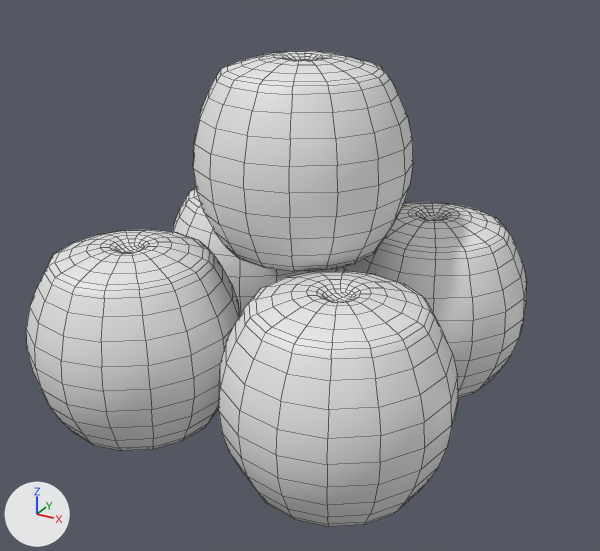
What one commit did to the FBX model TigerEngine/Project/Assets/Resource/ArtModel/Jesasing/food/apple.fbx.
The view is the same before and after, from a 50 mm lens placed at (0.116, -0.207, 0.147), pointed at (-0.007, 0.018, 0.035). The lights are fixed; the arrows at lower left show +X, +Y and +Z. The older version comes first. Mesh edges are drawn as thin lines. Materials are left out; every surface is plain grey.

Before the edit, the objects in view are built like this:
```python
me_mesh_008 = bpy.data.meshes.new('Mesh.008')
me_mesh_008.from_pydata(...)  # 410 vertices, 408 faces; spans x -0.0319..0.0319, y -0.0319..0.0319, z -0.0294..0.0294
me_mesh_008.materials.append(mat_ma_food_001)
me_mesh_009 = bpy.data.meshes.new('Mesh.009')
me_mesh_009.from_pydata(...)  # 410 vertices, 408 faces; spans x -0.0319..0.0319, y -0.0319..0.0319, z -0.0294..0.0294
me_mesh_009.materials.append(mat_ma_food_001)
me_mesh_010 = bpy.data.meshes.new('Mesh.010')
me_mesh_010.from_pydata(...)  # 410 vertices, 408 faces; spans x -0.0319..0.0319, y -0.0319..0.0319, z -0.0294..0.0294
me_mesh_010.materials.append(mat_ma_food_001)
me_mesh_011 = bpy.data.meshes.new('Mesh.011')
me_mesh_011.from_pydata(...)  # 410 vertices, 408 faces; spans x -0.0319..0.0319, y -0.0319..0.0319, z -0.0294..0.0294
me_mesh_011.materials.append(mat_ma_food_001)
me_mesh_012 = bpy.data.meshes.new('Mesh.012')
me_mesh_012.from_pydata(...)  # 410 vertices, 408 faces; spans x -0.0319..0.0319, y -0.0319..0.0319, z -0.0294..0.0294
me_mesh_012.materials.append(mat_ma_food_001)
ob_sphere_050 = bpy.data.objects.new('Sphere.050', me_mesh_008)
ob_sphere_050.location = (0.0038, -0.0011, 0.0811)
ob_sphere_054 = bpy.data.objects.new('Sphere.054', me_mesh_009)
ob_sphere_054.location = (-0.034, 0.0319, 0.0298)
ob_sphere_055 = bpy.data.objects.new('Sphere.055', me_mesh_010)
ob_sphere_055.location = (0.0331, 0.0319, 0.0298)
ob_sphere_056 = bpy.data.objects.new('Sphere.056', me_mesh_011)
ob_sphere_056.location = (-0.034, -0.0356, 0.0298)
ob_sphere_057 = bpy.data.objects.new('Sphere.057', me_mesh_012)
ob_sphere_057.location = (0.0331, -0.0356, 0.0298)
```
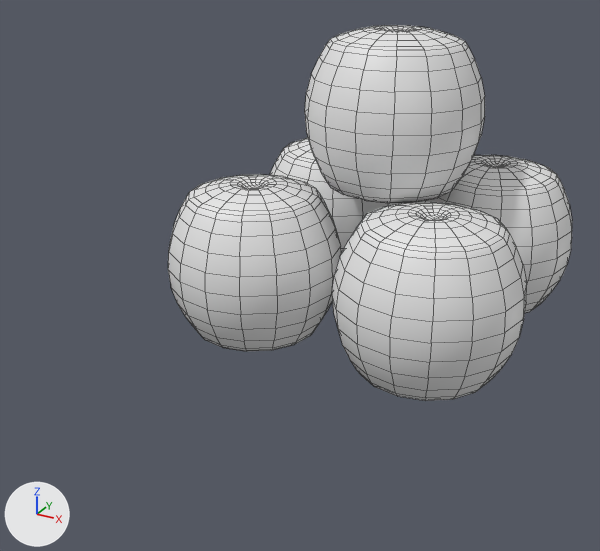
The newer file is also turned or shifted as a whole; pictures and numbers use the older file's frame.

Where the change shows, as pixel boxes [x1, y1, x2, y2] in the pictures (600 x 551 px; the box of a moved part takes in the faces that stretch with it):
'Sphere.056', reshaped, moved (16% narrower, 19% shorter)
    before: [26, 230, 240, 451]
    after: [305, 25, 485, 203]
'Sphere.057', reshaped, moved
    before: [219, 271, 458, 527]
    after: [270, 138, 411, 253]
'Sphere.050', reshaped, moved (30% narrower, 28% shorter)
    before: [193, 51, 413, 271]
    after: [418, 155, 572, 313]
'Sphere.055', reshaped
    before: [335, 202, 527, 398]
    after: [332, 202, 527, 401]
part 1 of me_mesh_011, moved or reshaped
    before: [26, 230, 240, 451]
    after: [270, 138, 411, 253]
part 2 of me_mesh_010, moved or reshaped
    before: [335, 202, 527, 398]
    after: [418, 155, 572, 313]
part 3 of me_mesh_012, moved or reshaped
    before: [219, 271, 458, 527]
    after: [305, 25, 485, 203]
'Sphere.054', unchanged, uncovered by the edit
    before: [172, 188, 336, 314]
    after: [168, 174, 341, 351]

Diff of the bpy script that builds the scene:
```diff
--- a/TigerEngine/Project/Assets/Resource/ArtModel/Jesasing/food/apple.fbx.py
+++ b/TigerEngine/Project/Assets/Resource/ArtModel/Jesasing/food/apple.fbx.py
@@ me_mesh_011 @@
 # used by ob_sphere_056; location = (-0.034, -0.0356, 0.0298)
-me_mesh_011.from_pydata(...)  # 410 vertices, 408 faces; spans x -0.0319..0.0319, y -0.0319..0.0319, z -0.0294..0.0294
+me_mesh_011.from_pydata(...)  # 410 vertices, 408 faces; spans x -0.099..-0.0352, y 0.1032..0.167, z -0.0294..0.0294
+# me_mesh_011 part 1: the whole mesh is moved by (-0.0671, 0.1351, 0.0)
@@ me_mesh_010 @@
 # used by ob_sphere_055; location = (0.0331, 0.0319, 0.0298)
-me_mesh_010.from_pydata(...)  # 410 vertices, 408 faces; spans x -0.0319..0.0319, y -0.0319..0.0319, z -0.0294..0.0294
+me_mesh_010.from_pydata(...)  # 410 vertices, 408 faces; spans x -0.0026..0.0612, y 0.0686..0.1324, z -0.0807..-0.0219
+# me_mesh_010 part 2: the whole mesh is moved by (0.0293, 0.1005, -0.0513)
@@ me_mesh_012 @@
 # used by ob_sphere_057; location = (0.0331, -0.0356, 0.0298)
-me_mesh_012.from_pydata(...)  # 410 vertices, 408 faces; spans x -0.0319..0.0319, y -0.0319..0.0319, z -0.0294..0.0294
+me_mesh_012.from_pydata(...)  # 410 vertices, 408 faces; spans x 0.0059..0.0697, y 0.0702..0.134, z 0.0219..0.0807
+# me_mesh_012 part 3: the whole mesh is moved by (0.0378, 0.1021, 0.0513)
@@ ob_sphere_056 @@
-ob_sphere_056 = bpy.data.objects.new('Sphere.056', me_mesh_011)
+ob_sphere_056 = bpy.data.objects.new('Sphere.056', me_mesh_012)
 ob_sphere_056.location = (-0.034, -0.0356, 0.0298)
@@ ob_sphere_055 @@
-ob_sphere_055 = bpy.data.objects.new('Sphere.055', me_mesh_010)
+ob_sphere_055 = bpy.data.objects.new('Sphere.055', me_mesh_008)
 ob_sphere_055.location = (0.0331, 0.0319, 0.0298)
@@ ob_sphere_050 @@
-ob_sphere_050 = bpy.data.objects.new('Sphere.050', me_mesh_008)
+ob_sphere_050 = bpy.data.objects.new('Sphere.050', me_mesh_010)
 ob_sphere_050.location = (0.0038, -0.0011, 0.0811)
@@ ob_sphere_057 @@
-ob_sphere_057 = bpy.data.objects.new('Sphere.057', me_mesh_012)
+ob_sphere_057 = bpy.data.objects.new('Sphere.057', me_mesh_011)
 ob_sphere_057.location = (0.0331, -0.0356, 0.0298)
```
